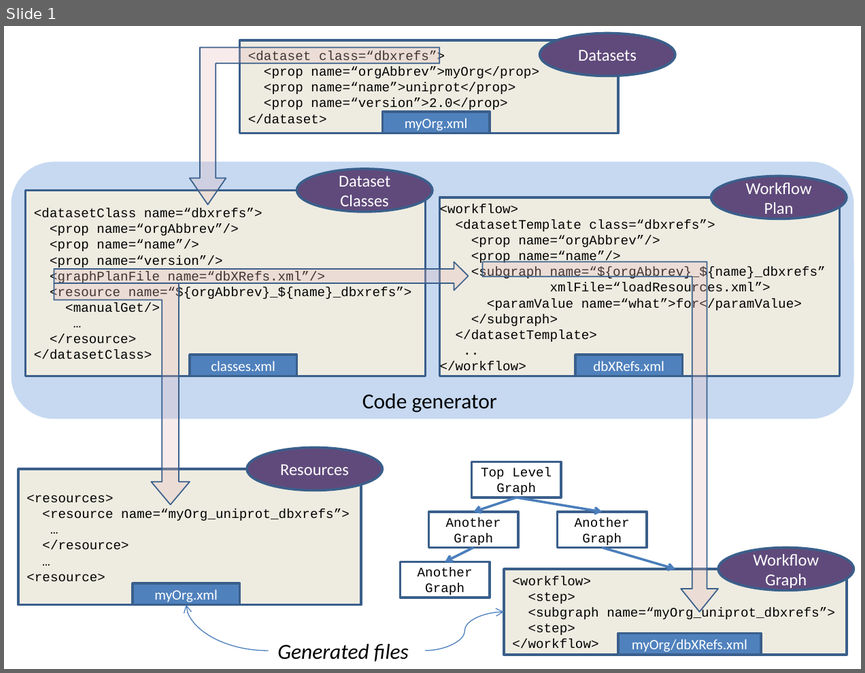
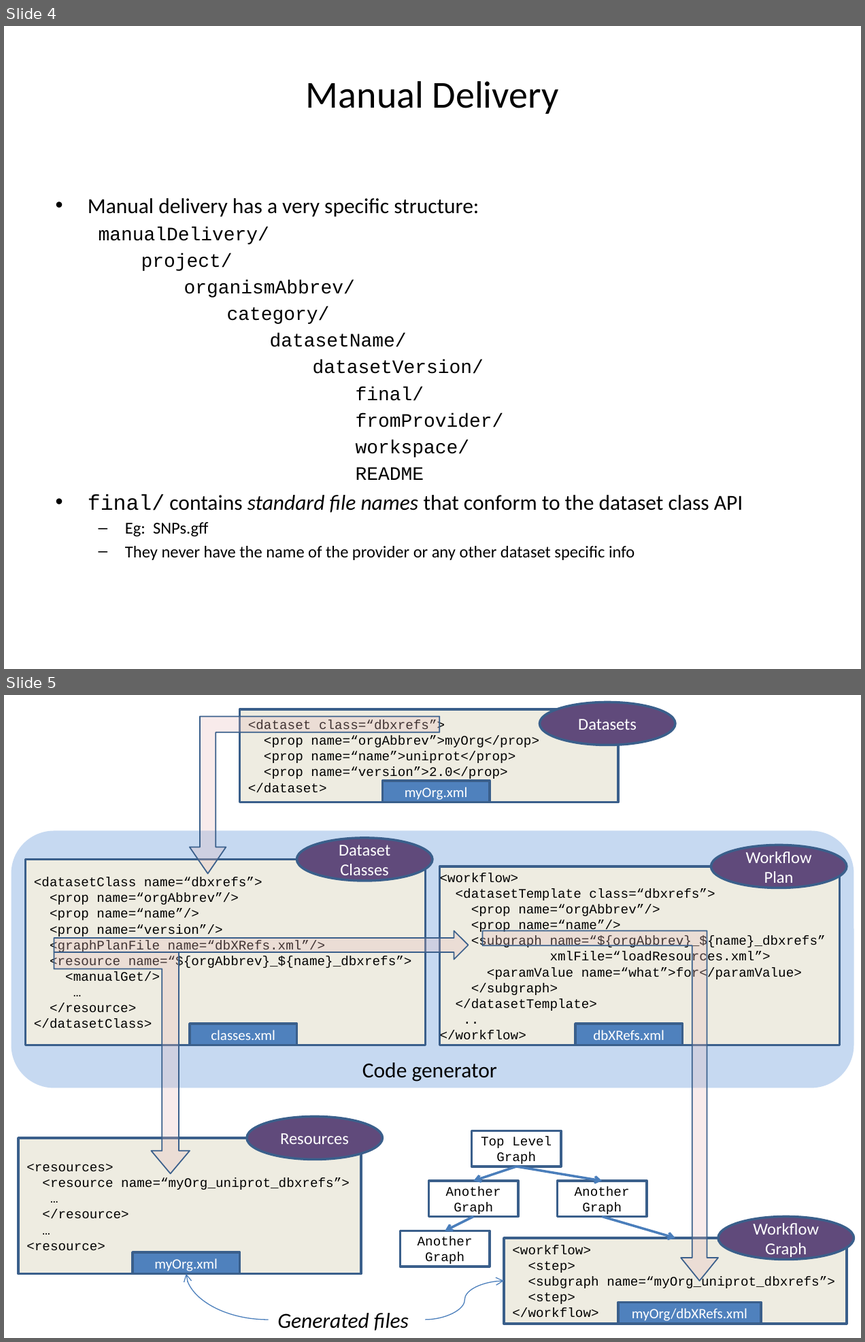
Before and after one commit to VEuPathDB/ReFlow, a slide deck: Dataset/doc/Overview.pptx. Shown one above the other, each under a label of ours: slide 1 before the commit, slides 4 and 5 after it. The pictures are 865x673 and 865x1342 pixels, drawn with LibreOffice and Linux fonts; fonts in the diff are those of the drawing. Boxes give left, top, right and bottom in pixels: in the first picture for what was removed or moved away, otherwise in the second. Text is boxed around its words. In the diff, an @@ line names an element or a change of style, - is before the commit and + after.

```diff
--- a/Dataset/doc/Overview.pptx
+++ b/Dataset/doc/Overview.pptx
@@ slide 4 added at [4, 26, 861, 669], background #FFFFFF @@
@@ title added at [306, 81, 559, 114], 32 pt, text #000000 @@
+Manual Delivery
@@ text added at [88, 198, 742, 560], 16 pt, text #000000 @@
+• Manual delivery has a very specific structure:
+  manualDelivery/
+    project/
+      organismAbbrev/
+        category/
+          datasetName/
+            datasetVersion/
+              final/
+              fromProvider/
+              workspace/
+              README
+• final/ contains standard file names that conform to the dataset class API
+  – Eg: SNPs.gff
+  – They never have the name of the provider or any other dataset specific info
@@ what was slide 1 is now slide 5 @@
```
Also in this commit, not shown: 1 slide changed, 6 other slides added.
